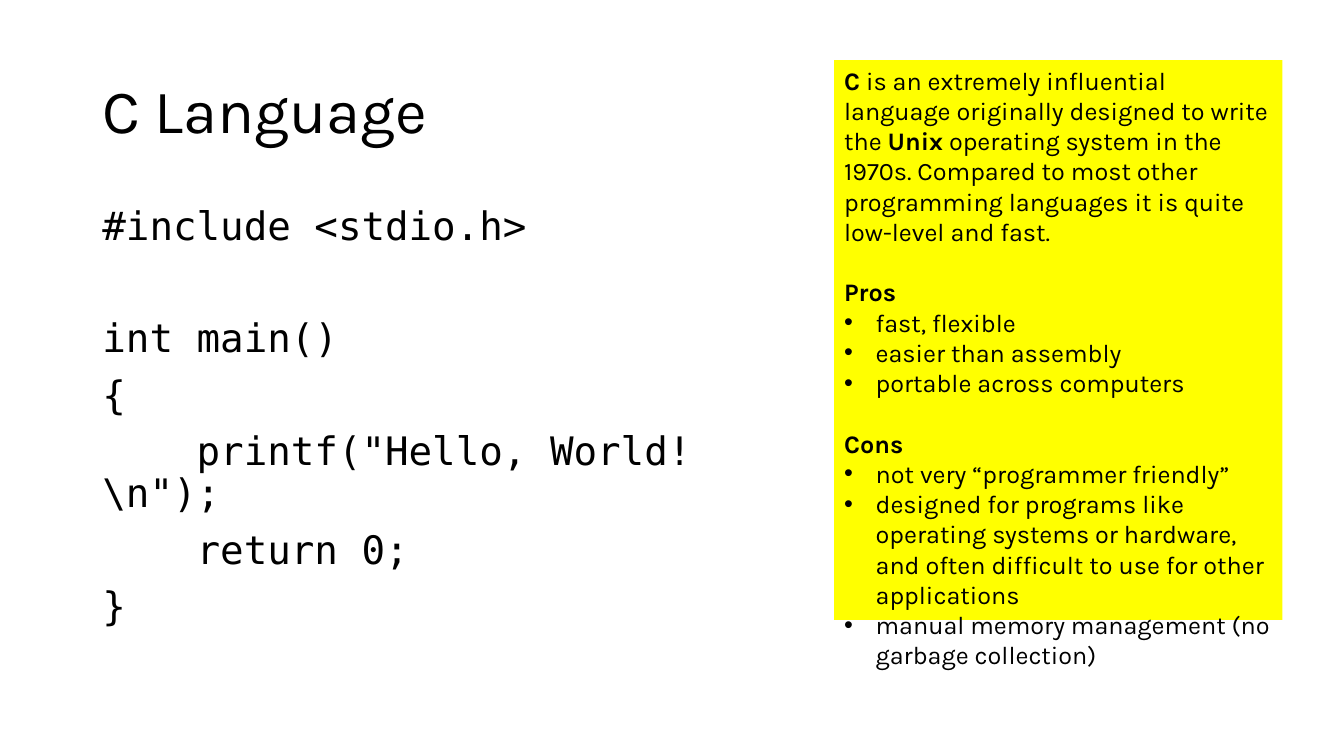
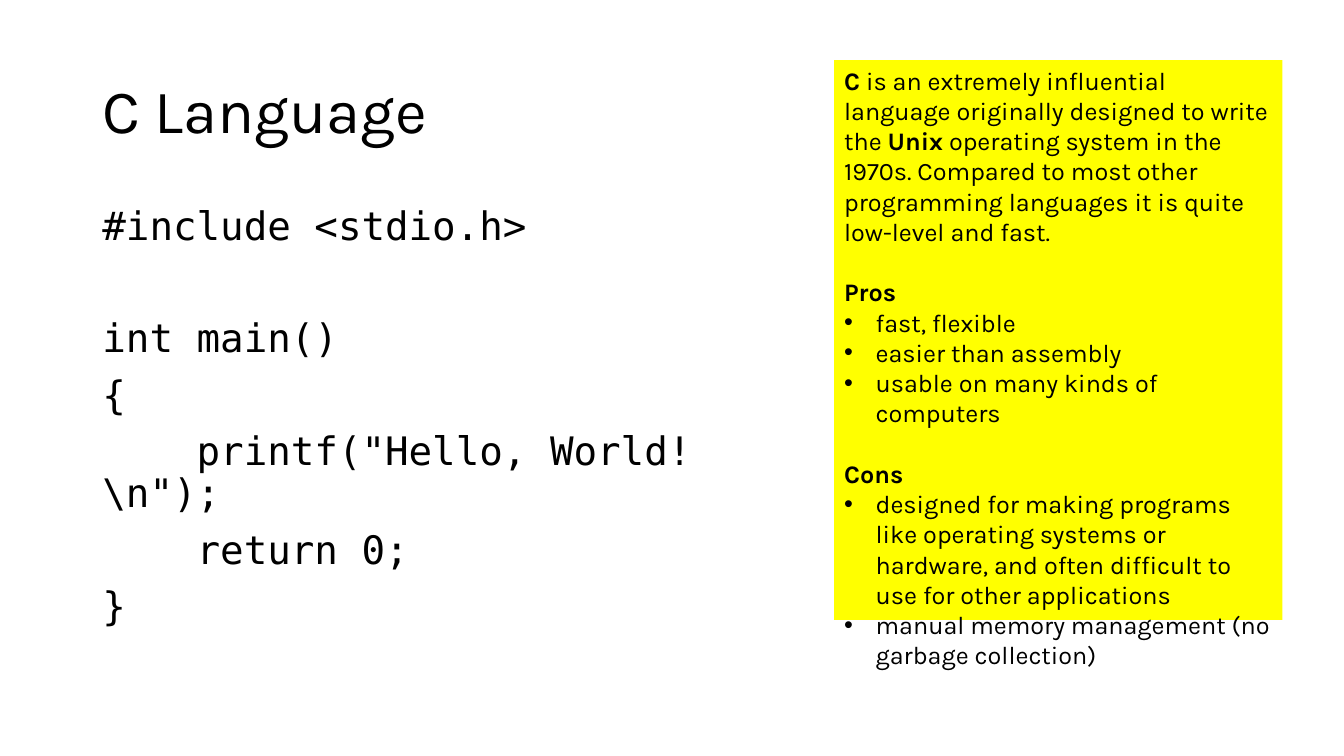
Before and after one commit to tjd1234/cmpt120spring2026, a slide deck: slide 10 of lecture_notes/chapter1/chapter1.pptx. Drawn at 1344x756 pixels with LibreOffice and Linux fonts; fonts in the diff are those of the drawing. Boxes give left, top, right and bottom in pixels: in the first picture for what was removed or moved away, otherwise in the second. Text is boxed around its words. In the diff, an @@ line names an element or a change of style, - is before the commit and + after.

```diff
--- a/lecture_notes/chapter1/chapter1.pptx
+++ b/lecture_notes/chapter1/chapter1.pptx
@@ text in rectangle at box(876, 374, 1157, 428): text changed @@
-• portable across computers
+• usable on many kinds of computers
@@ text in rectangle at box(876, 495, 1231, 610): text changed @@
-• not very “programmer friendly”
-• designed for programs like operating systems or hardware, and often difficult to use for other applications
+• designed for making programs like operating systems or hardware, and often difficult to use for other applications
```
Also in this commit, not shown: 8 other slides changed, 2 other files.
